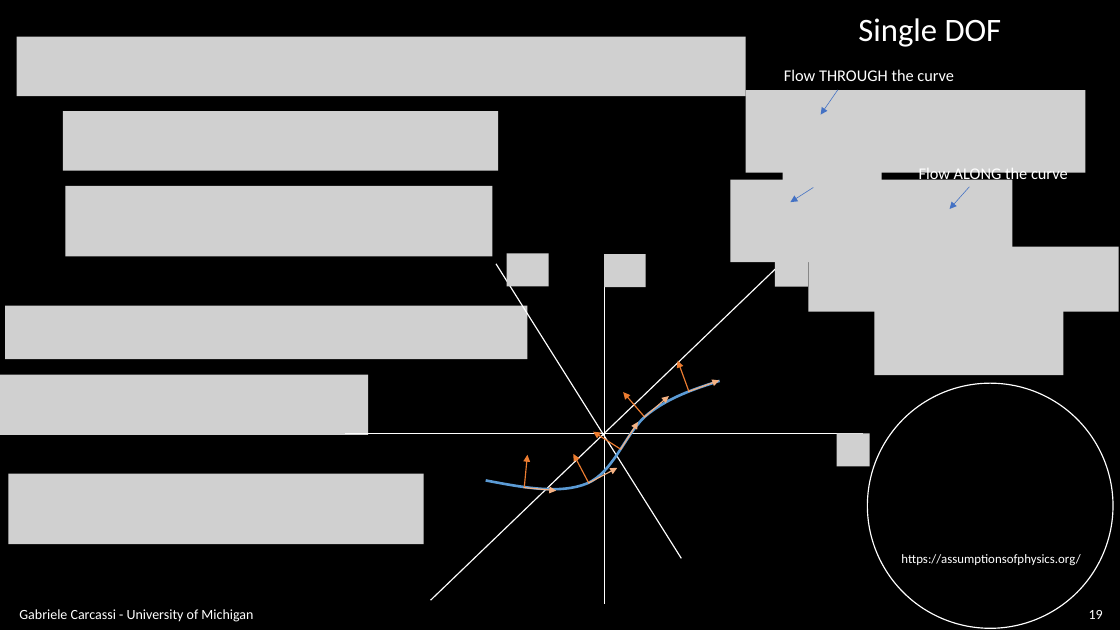
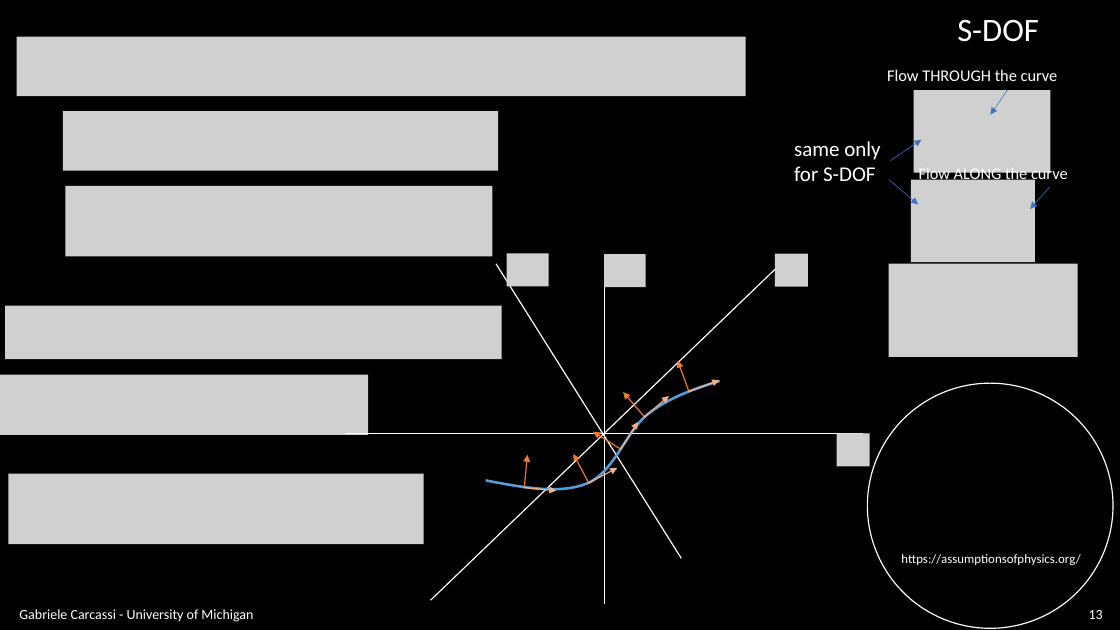
Before and after one commit to assumptionsofphysics/slides, a slide deck: slide 13 of BookCompanions-v2/RP-Class-4.pptx (slide 19 before the commit). Drawn at 1120x630 pixels with LibreOffice and Linux fonts; fonts in the diff are those of the drawing; grey boxes stand for pictures; background and template pictures are left out. Boxes give left, top, right and bottom in pixels: in the first picture for what was removed or moved away, otherwise in the second. Text is boxed around its words. In the diff, an @@ line names an element or a change of style, - is before the commit and + after.

```diff
--- a/BookCompanions-v2/RP-Class-4.pptx
+++ b/BookCompanions-v2/RP-Class-4.pptx
@@ text at [957,19,1039,42]: text changed @@
-Single DOF
+S-DOF
@@ text "Flow THROUGH the curve": place and size @@
-text "Flow THROUGH the curve" at [784,69,954,81]
+text "Flow THROUGH the curve" at [887,69,1058,81]
@@ picture: place and size @@
-picture at [746,90,1086,172]
+picture at [914,90,1051,172]
@@ arrow moved from (838, 90) - (821, 114) to (1008, 90) - (991, 114) @@
@@ text added at [794,141,880,181], 18 pt, text #FFFFFF @@
+same only
+for S-DOF
@@ arrow added from (891, 160) to (922, 139), #4472C4 0.5 pt @@
@@ picture removed at [783,156,882,185] @@
@@ arrow moved from (813, 187) - (791, 202) to (889, 180) - (918, 204) @@
@@ picture: place and size @@
-picture at [731,180,1013,262]
+picture at [911,180,1035,262]
@@ arrow moved from (970, 187) - (949, 209) to (1050, 187) - (1030, 209) @@
@@ picture: place and size @@
-picture at [808,247,1118,312]
+picture at [889,264,1078,357]
@@ picture: place and size @@
-picture at [5,306,528,360]
+picture at [5,306,502,360]
@@ picture removed at [875,310,1064,375] @@
@@ page number at [1089,610,1103,619]: text changed @@
-19
+13
```
Also in this commit, not shown: 8 other slides changed, 6 slides removed.
